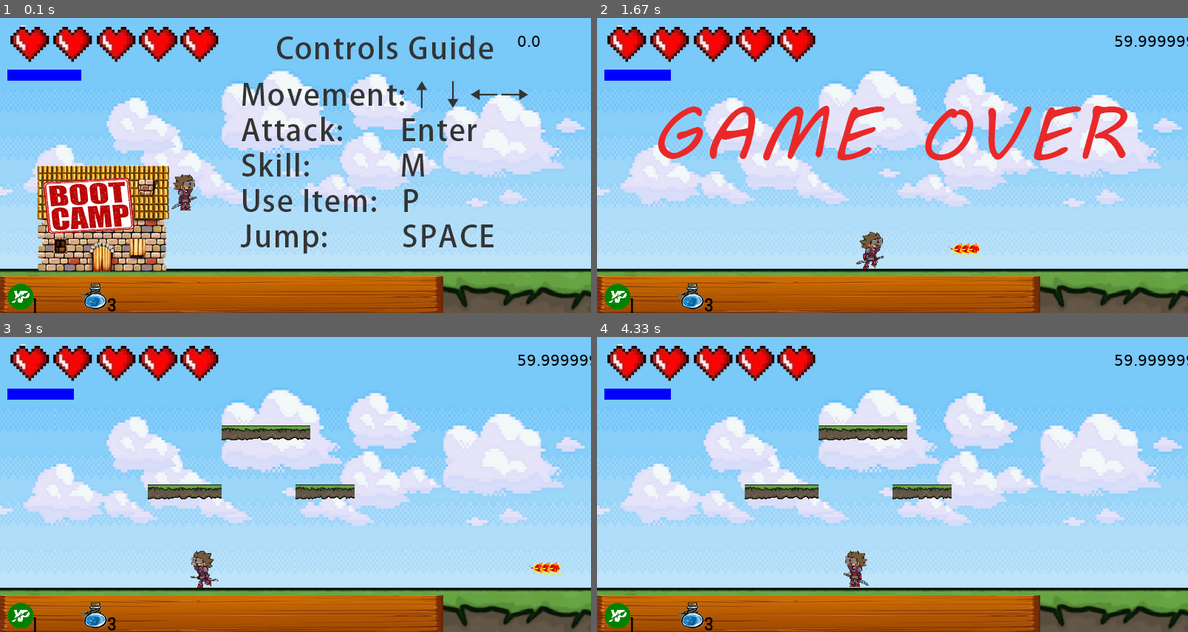
Above: before the commit, frames 1-4 (two rows, left to right).
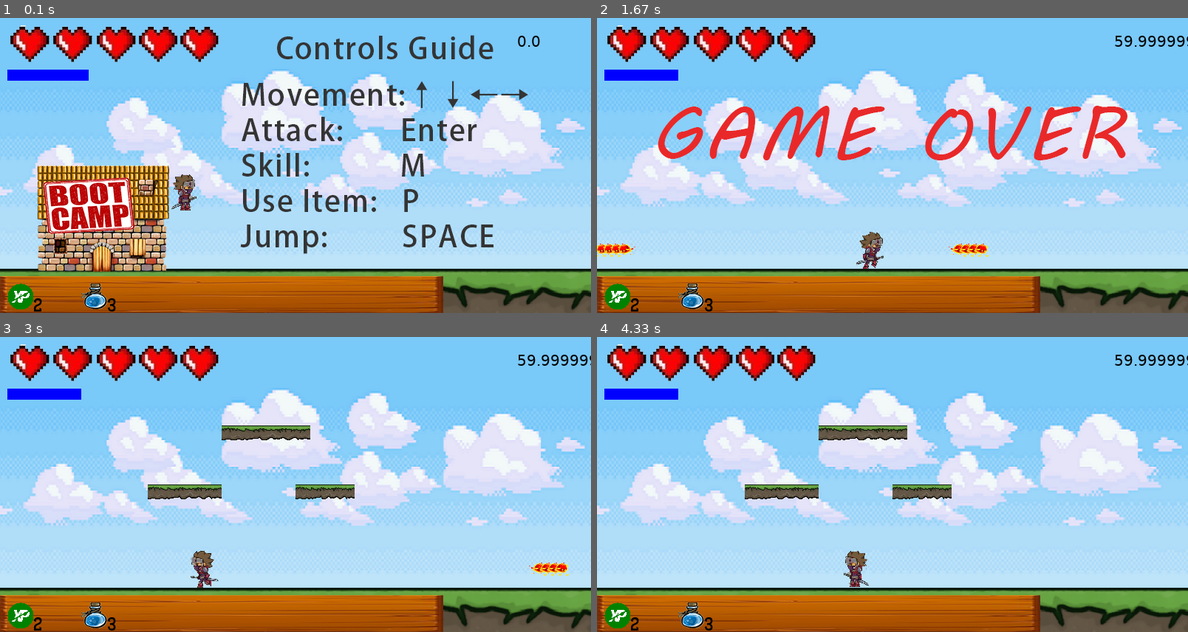
Above: after the commit, the same moments.

Repository: hawxcn/pygame
Game: pygame game, started from Game.py
Two runs of this game, one before a commit and one after it. Both use one fixed random seed, a clock stepped at 60 frames per second and the inputs below.
Inputs:
- Up to frame 1 (0.1 s): no input
- Up to frame 2 (1.67 s): tap M at 0.33 s; tap 5 at 0.67 s; hold Right 1-1.47 s; tap 4 at 1.15 s; hold Right from 1.5 s (still down); tap 2 at 1.65 s
- Up to frame 3 (3 s): release Right at 1.97 s; hold Left 2-2.53 s; tap 3 at 2.15 s; hold Left 2.57-2.97 s; tap 4 at 2.72 s
- Up to frame 4 (4.33 s): hold Right 3-3.63 s; tap 2 at 3.15 s; tap 5 at 3.67 s; hold Left from 4 s (still down); tap 4 at 4.15 s

The runs differ from the first frame. In frame 1, less than 0.1% of the frame differs, in the area x 5-15%, y 17-100%; in frame 2, 0.3%, in the area x 0-67%, y 17-100%; in frame 3, 0.1%; in frame 4, less than 0.1%.

Commit message:
Increase skill diversity

Diff:
--- a/LevelManager.py
+++ b/LevelManager.py
@@ -41,15 +41,16 @@
         self.levels.append(L2)
 
         # Level 3
-        L3 = Level(10)
+        L3 = Level(8)
         L3.addGround(Ground(900, 120, -20, 340, "Images/Ground.png"))
         L3.addGround(Ground(100, 20, 200, 200, "Images/Ground.png"))
         L3.addGround(Ground(120, 20, 300, 120, "Images/Ground.png"))
         L3.addGround(Ground(80, 20, 400, 200, "Images/Ground.png"))
+        L3.generationGap = 1500
         self.levels.append(L3)
 
         # Level 4
-        L4 = Level(1)
+        L4 = Level(45)
         L4.addGround(Ground(900, 120, -20, 340, "Images/Ground.png"))
         L4.addGround(Ground(100, 20, 200, 200, "Images/Ground.png"))
         L4.addGround(Ground(120, 20, 300, 120, "Images/Ground.png"))
--- a/Player.py
+++ b/Player.py
@@ -210,10 +210,20 @@
 
     def fireball(self, group):
         if self.mana >= 10:
-            for i in range(self.skillPowerLvl):
-                fireball = Fireball(self.direction, [self.rect.center[0] + i * 10, self.rect.center[1]])
-                group.add(fireball)
+            if self.skillPowerLvl > 6:
+                for i in range(int(self.skillPowerLvl/2)):
+                    fireball = Fireball("LEFT", [self.rect.center[0] + i * 10, self.rect.center[1]])
+                    group.add(fireball)
                 self.musicManager.loadSound("fireball", 0.4)
+                for i in range(int(self.skillPowerLvl/2)):
+                    fireball = Fireball("RIGHT", [self.rect.center[0] + i * 10, self.rect.center[1]])
+                    group.add(fireball)
+                self.musicManager.loadSound("fireball", 0.4)
+            else:
+                for i in range(self.skillPowerLvl):  # "LEFT"
+                    fireball = Fireball(self.direction, [self.rect.center[0] + i * 10, self.rect.center[1]])
+                    group.add(fireball)
+                    self.musicManager.loadSound("fireball", 0.4)
             self.mana -= 10
 
     def useManaPotion(self):
--- a/save.xml
+++ b/save.xml
@@ -1 +1 @@
-<?xml version="1.0" encoding="utf-8"?><games><player maxHealth="5" maxMana="100" maxManaPotions="3" skillPowerLvl="3" coins="1"/></games>
+<?xml version="1.0" encoding="utf-8"?><games><player maxHealth="5" maxMana="110" maxManaPotions="3" skillPowerLvl="8" coins="2"/></games>
